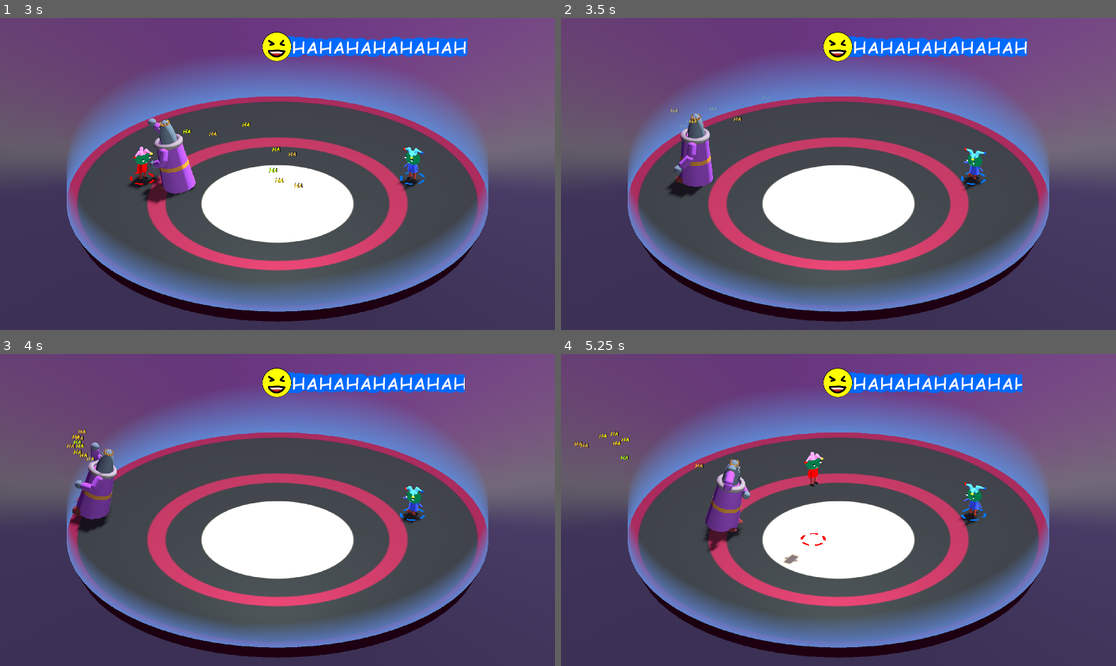
Above: before the commit, frames 1-4 (two rows, left to right).
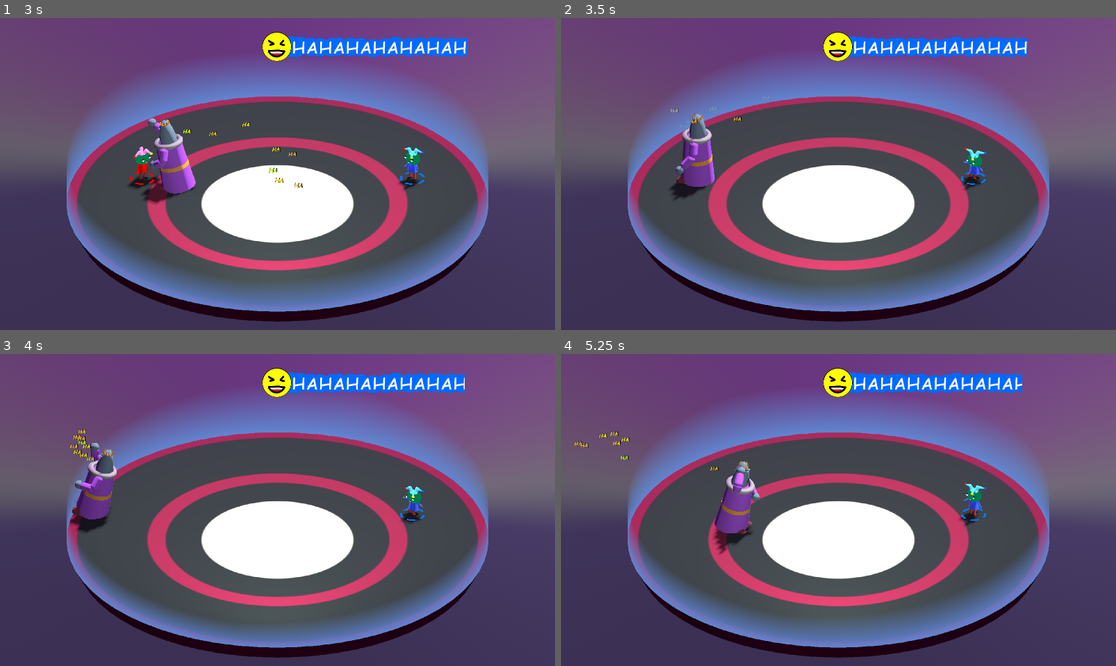
Above: after the commit, the same moments.

Repository: mwpenny/GGJ2024
Game: Godot game, scene res://scenes/ui.tscn
Two runs of this game, one before a commit and one after it. Both use one fixed random seed, a clock stepped at 60 frames per second and the inputs below.
Inputs:
- Up to frame 1 (3 s): click "Start Game" at 0.5 s
- Up to frame 2 (3.5 s): no input
- Up to frame 3 (4 s): no input
- Up to frame 4 (5.25 s): no input

Frame 1 is identical in both runs. In frame 2, 0.5% of the frame differs, in the area x 19-28%, y 30-59%; in frame 3, 0.2%; in frame 4, 1.8%, in the area x 2-48%, y 24-68%.

Commit message:
Limit lord knockback

Diff:
--- a/scripts/lord.gd
+++ b/scripts/lord.gd
@@ -158,8 +158,8 @@
 			linear_velocity.x,
 			5,
 			linear_velocity.y
-		)
-		body.apply_knockback(knockback_vector * mass_ratio)
+		) * mass_ratio
+		body.apply_knockback(knockback_vector.limit_length(40))
 
 func _end_scoot_animation():
 	awaiting_scoot = true
